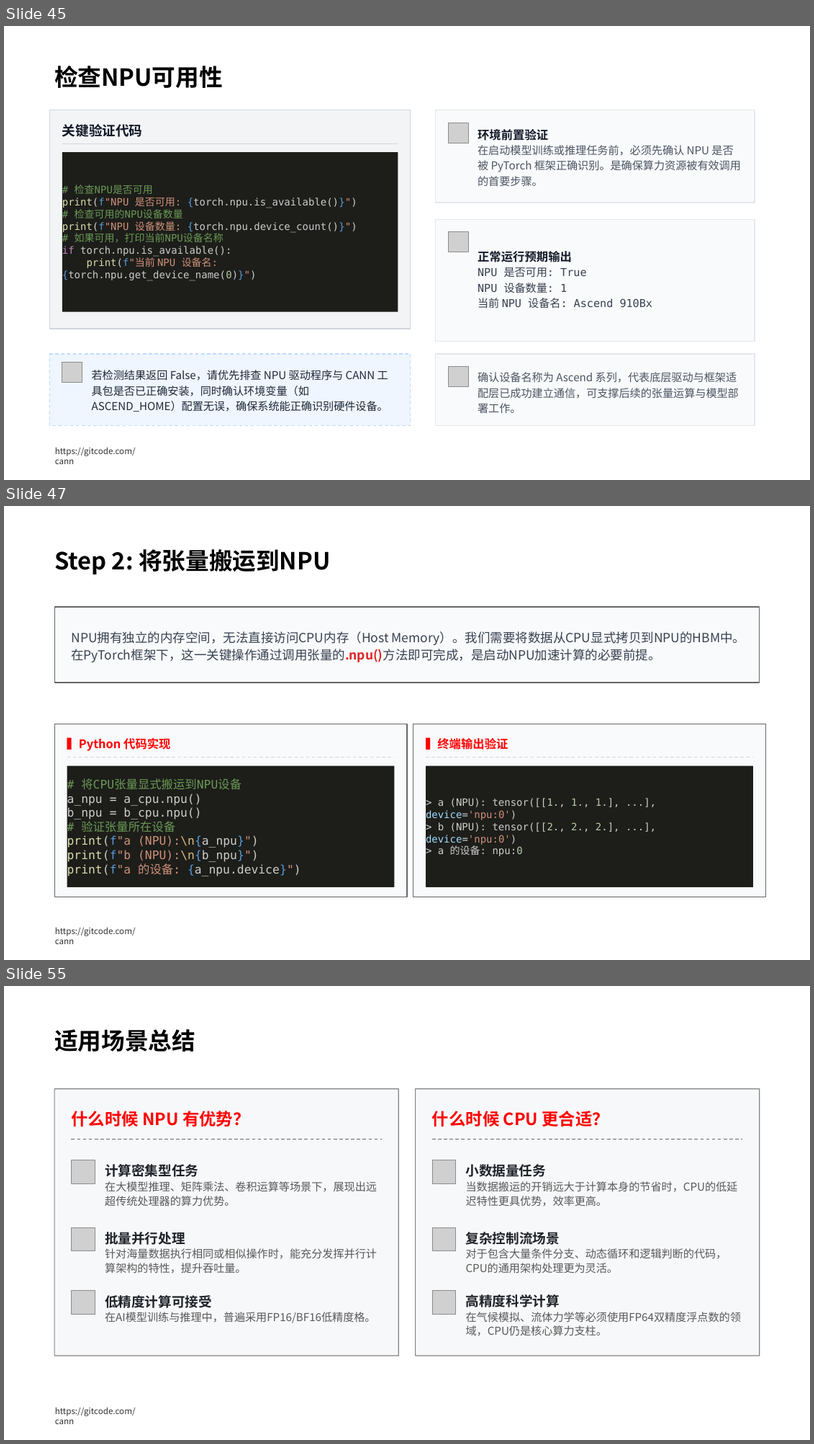
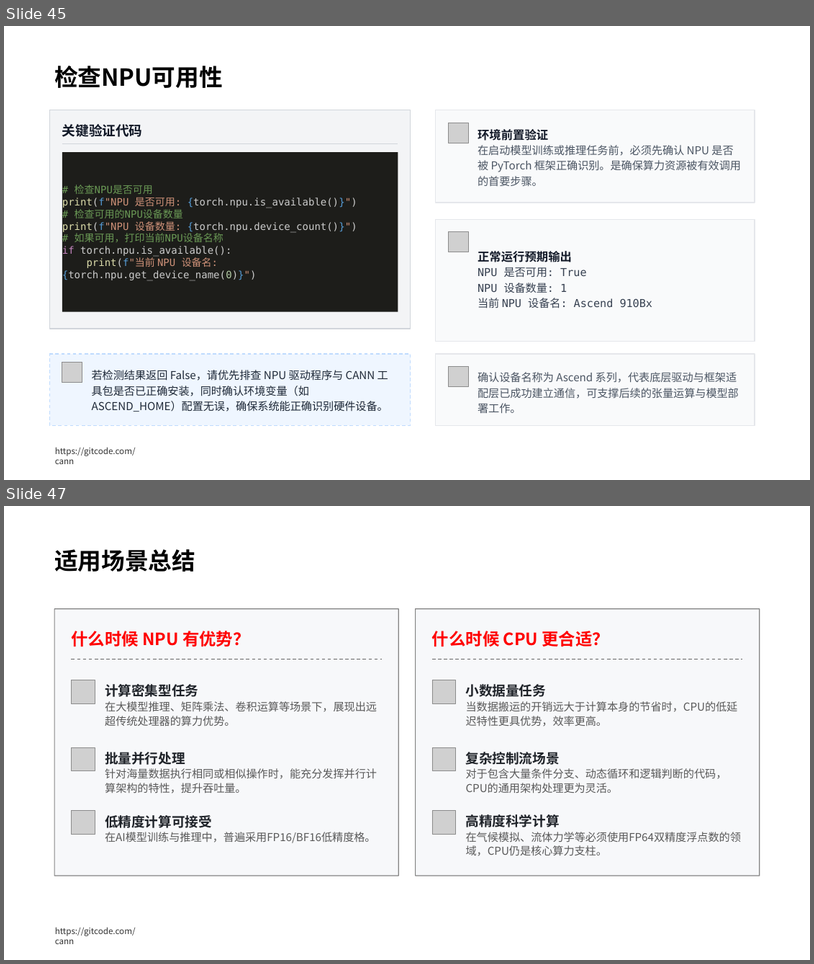
Before and after one commit to hicann/cann-learning-hub, a slide deck: quick_start/cann_basics/slides/artificial_intelligence_basics.pptx. Shown one above the other, each under a label of ours: slides 45, 47 and 55 before the commit, slides 45 and 47 after it; the slides between them are not shown. The pictures are 814x1444 and 814x964 pixels, drawn with LibreOffice and Linux fonts; fonts in the diff are those of the drawing; grey boxes stand for pictures; background and template pictures are left out. Boxes give left, top, right and bottom in pixels: in the first picture for what was removed or moved away, otherwise in the second. Text is boxed around its words. In the diff, an @@ line names an element or a change of style, - is before the commit and + after.

```diff
--- a/quick_start/cann_basics/slides/artificial_intelligence_basics.pptx
+++ b/quick_start/cann_basics/slides/artificial_intelligence_basics.pptx
@@ slide 47 removed at box(4, 506, 810, 960), background #FFFFFF; not listed: 1 template element that a slide beside it also shows @@
@@ text removed at box(54, 549, 330, 574) @@
-Step 2: 将张量搬运到NPU
@@ rounded rectangle removed at box(55, 607, 760, 682) @@
@@ text removed at box(71, 631, 746, 662) @@
-NPU拥有独立的内存空间，无法直接访问CPU内存（Host Memory）。我们需要将数据从CPU显式拷贝到NPU的HBM中。在PyTorch框架下，这一关键操作通过调用张量的.npu()方法即可完成，是启动NPU加速计算的必要前提。
@@ rounded rectangle removed at box(55, 723, 407, 896) @@
@@ text removed at box(67, 737, 170, 751) @@
-▍Python 代码实现
@@ rounded rectangle removed at box(413, 723, 766, 896) @@
@@ text removed at box(426, 737, 508, 749) @@
-▍终端输出验证
@@ line removed from (67, 757) to (394, 757) @@
@@ line removed from (426, 757) to (754, 757) @@
@@ rectangle removed at box(67, 765, 394, 886) @@
-# 将CPU张量显式搬运到NPU设备
-a_npu = a_cpu.npu()
-b_npu = b_cpu.npu()
-# 验证张量所在设备
-print(f"a (NPU):\n{a_npu}")
-print(f"b (NPU):\n{b_npu}")
-print(f"a 的设备: {a_npu.device}")
@@ rectangle removed at box(426, 765, 754, 886) @@
-> a (NPU): tensor([[1., 1., 1.], ...], device='npu:0')
-> b (NPU): tensor([[2., 2., 2.], ...], device='npu:0')
-> a 的设备: npu:0
@@ what was slide 55 is now slide 47 @@
```
Also in this commit, not shown: 8 slides changed, 1 slide added, 9 other slides removed.
